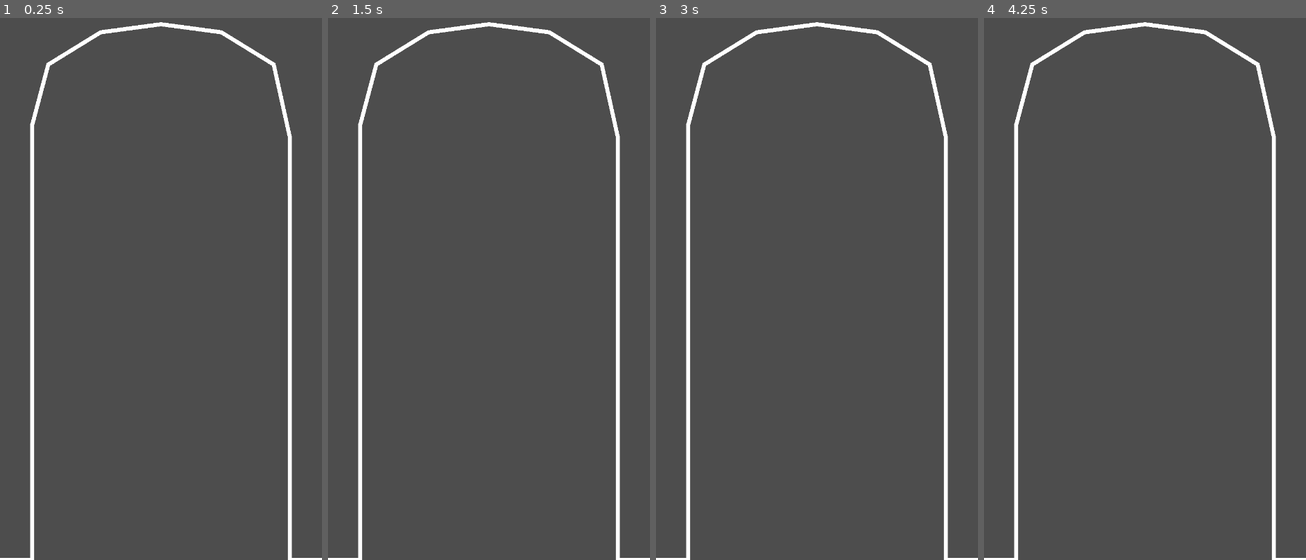
Above: before the commit, frames 1-4 (left to right).
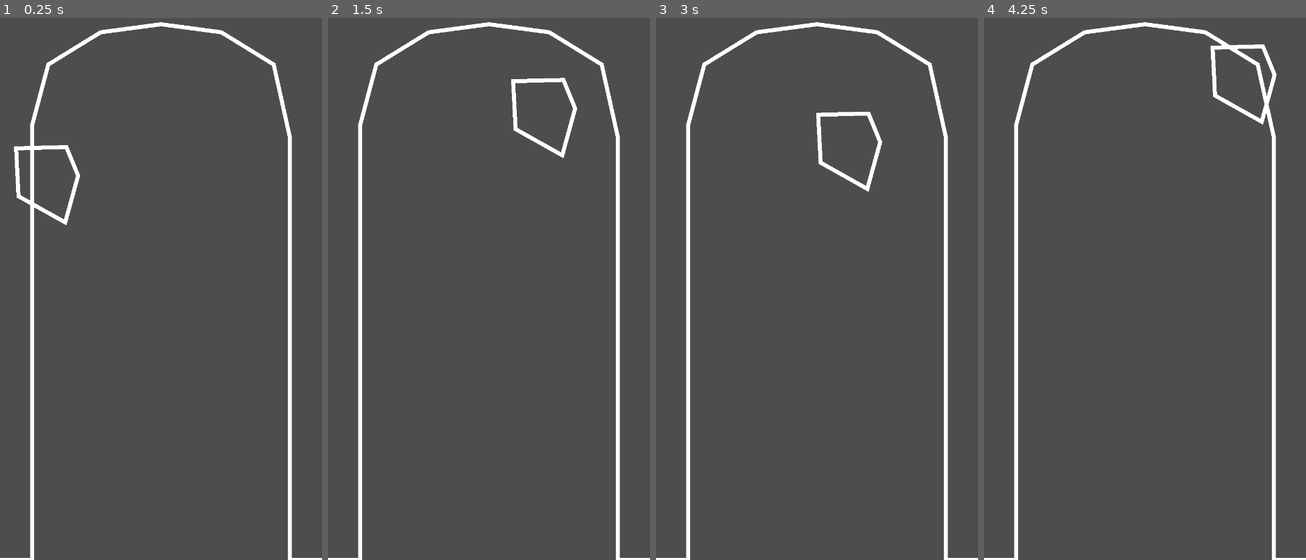
Above: after the commit, the same moments.

Repository: WOCae/L013
Game: Godot game, scene res://stage1/stage1.tscn
The game is run twice, just before and just after one commit, with the same random seed, the same clock (stepped at 60 frames per second) and the same inputs.
Inputs:
- Up to frame 1 (0.25 s): no input
- Up to frame 2 (1.5 s): no input
- Up to frame 3 (3 s): no input
- Up to frame 4 (4.25 s): no input

The runs differ from the first frame. In frame 1, 0.6% of the frame differs, in the area x 4-25%, y 23-39%; in frame 2, 0.6%, in the area x 56-78%, y 11-26%; in frame 3, 0.6%; in frame 4, 0.5%.
Error before the commit: Parse Error: Preload file "res://stage1/map_2.tscn" does not exist. (res://stage1/stage1.gd:3)

Commit message:
Update stage1.gd

Diff:
--- a/stage1/stage1.gd
+++ b/stage1/stage1.gd
@@ -1,6 +1,6 @@
 extends Node2D
 
-var map2 = preload("res://stage1/map_2.tscn")
+var map2 = preload("res://stage1/s_map_2.tscn")
 
 
 func _ready():
